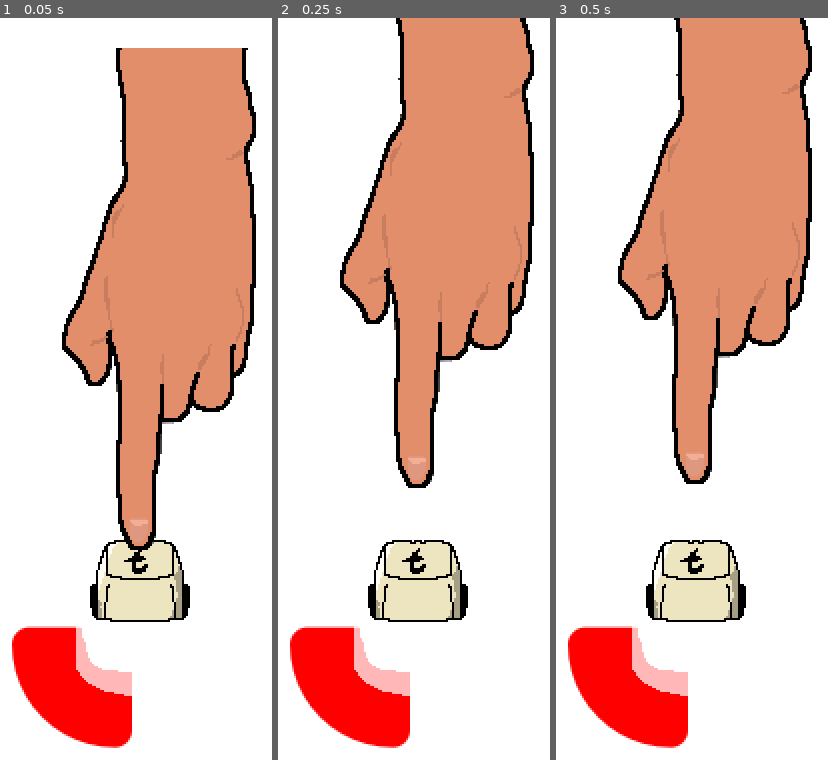
Above: before the commit, frames 1-3 (left to right).
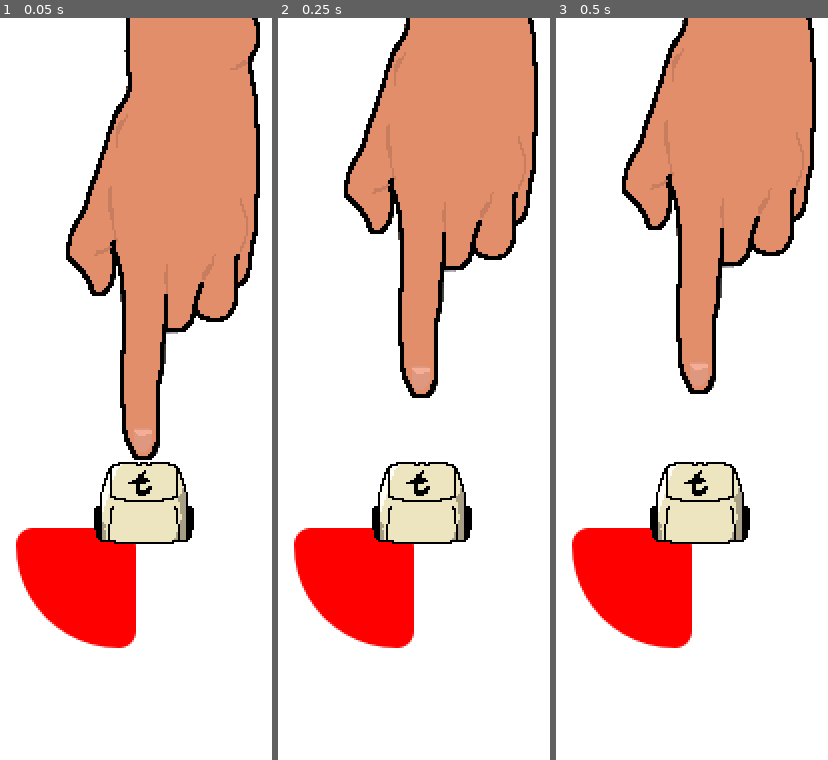
Above: after the commit, the same moments.

Repository: wpuerner/t
Game: Godot game, scene res://scenes/main.tscn
The game is run twice, just before and just after one commit, with the same random seed, the same clock (stepped at 60 frames per second) and the same inputs.
Inputs:
- Up to frame 1 (0.05 s): no input
- Up to frame 2 (0.25 s): no input
- Up to frame 3 (0.5 s): no input

The runs differ from the first frame. In frame 1, 30% of the frame differs, in the area x 4-96%, y 0-99%; in frame 2, 29%; in frame 3, 29%.

Commit message:
add key mask

Diff:
--- a/scenes/key/key.gd
+++ b/scenes/key/key.gd
@@ -4,7 +4,7 @@
 @export var key_sprite_texture: Resource:
 	set(value):
 		key_sprite_texture = value
-		$KeySprite.texture = key_sprite_texture
+		find_child("KeySprite").texture = key_sprite_texture
 
 @onready var animation_player: AnimationPlayer = $AnimationPlayer
 
--- a/scenes/key/key.tscn
+++ b/scenes/key/key.tscn
@@ -1,5 +1,6 @@
-[gd_scene load_steps=6 format=3 uid="uid://ch246int2jhqm"]
+[gd_scene load_steps=7 format=3 uid="uid://ch246int2jhqm"]
 
+[ext_resource type="Texture2D" uid="uid://cyoaf5s7mfpuo" path="res://assets/mask.png" id="2_ckn5m"]
 [ext_resource type="Texture2D" uid="uid://clq16f8x1jind" path="res://assets/key_scrim.png" id="2_ojgfa"]
 [ext_resource type="Texture2D" uid="uid://df5snddgr4p4m" path="res://assets/t_key.png" id="2_rpujq"]
 [ext_resource type="Script" path="res://scenes/key/key.gd" id="2_wkfm0"]
@@ -10,7 +11,7 @@
 tracks/0/type = "bezier"
 tracks/0/imported = false
 tracks/0/enabled = false
-tracks/0/path = NodePath("KeySprite:position:x")
+tracks/0/path = NodePath("Mask/KeySprite:position:x")
 tracks/0/interp = 1
 tracks/0/loop_wrap = true
 tracks/0/keys = {
@@ -21,12 +22,12 @@
 tracks/1/type = "bezier"
 tracks/1/imported = false
 tracks/1/enabled = true
-tracks/1/path = NodePath("KeySprite:position:y")
+tracks/1/path = NodePath("Mask/KeySprite:position:y")
 tracks/1/interp = 1
 tracks/1/loop_wrap = true
 tracks/1/keys = {
 "handle_modes": PackedInt32Array(0, 0, 0),
-"points": PackedFloat32Array(0, -0.25, 0, 0.05, 0, 10.405, -0.05, 0, 0.05, 0, 0, -0.05, 0, 0.25, 0),
+"points": PackedFloat32Array(-30, -0.25, 0, 0.05, 0, -25, -0.05, 0, 0.05, 0, -30, -0.05, 0, 0.25, 0),
 "times": PackedFloat32Array(0, 0.0387496, 0.200529)
 }
 
@@ -43,9 +44,15 @@
 "": SubResource("AnimationLibrary_avrqb")
 }
 
-[node name="KeySprite" type="Sprite2D" parent="."]
+[node name="Mask" type="Sprite2D" parent="."]
+clip_children = 1
+position = Vector2(0, 30)
+texture = ExtResource("2_ckn5m")
+
+[node name="KeySprite" type="Sprite2D" parent="Mask"]
+position = Vector2(0, -30)
 texture = ExtResource("2_rpujq")
 
-[node name="KeyScrim" type="Sprite2D" parent="."]
-position = Vector2(0, 29.745)
+[node name="KeyScrim" type="Sprite2D" parent="Mask"]
+position = Vector2(0, -1.90735e-06)
 texture = ExtResource("2_ojgfa")
--- a/scenes/main.tscn
+++ b/scenes/main.tscn
@@ -12,7 +12,7 @@
 script = ExtResource("1_sylqq")
 
 [node name="T" parent="." instance=ExtResource("2_5ynkg")]
-position = Vector2(248, 277)
+position = Vector2(250, 238)
 key_sprite_texture = ExtResource("3_14enn")
 
 [node name="S" parent="." instance=ExtResource("2_5ynkg")]
@@ -23,7 +23,7 @@
 [node name="AudioStreamPlayer" type="AudioStreamPlayer" parent="."]
 
 [node name="LeftHand" parent="." instance=ExtResource("4_u1mty")]
-position = Vector2(247, 279)
+position = Vector2(249, 234)
 
 [node name="LevelNumber" parent="." instance=ExtResource("9_k6c3f")]
 z_index = -2
@@ -31,4 +31,4 @@
 
 [node name="MeasureNumber" parent="." instance=ExtResource("7_sqj8x")]
 z_index = -1
-position = Vector2(248, 300.695)
+position = Vector2(250, 251)
Binary file added: assets/key.ase
Binary file added: assets/mask.png
Not shown, added: assets/mask.png.import
Binary file added: assets/t_key.ase
